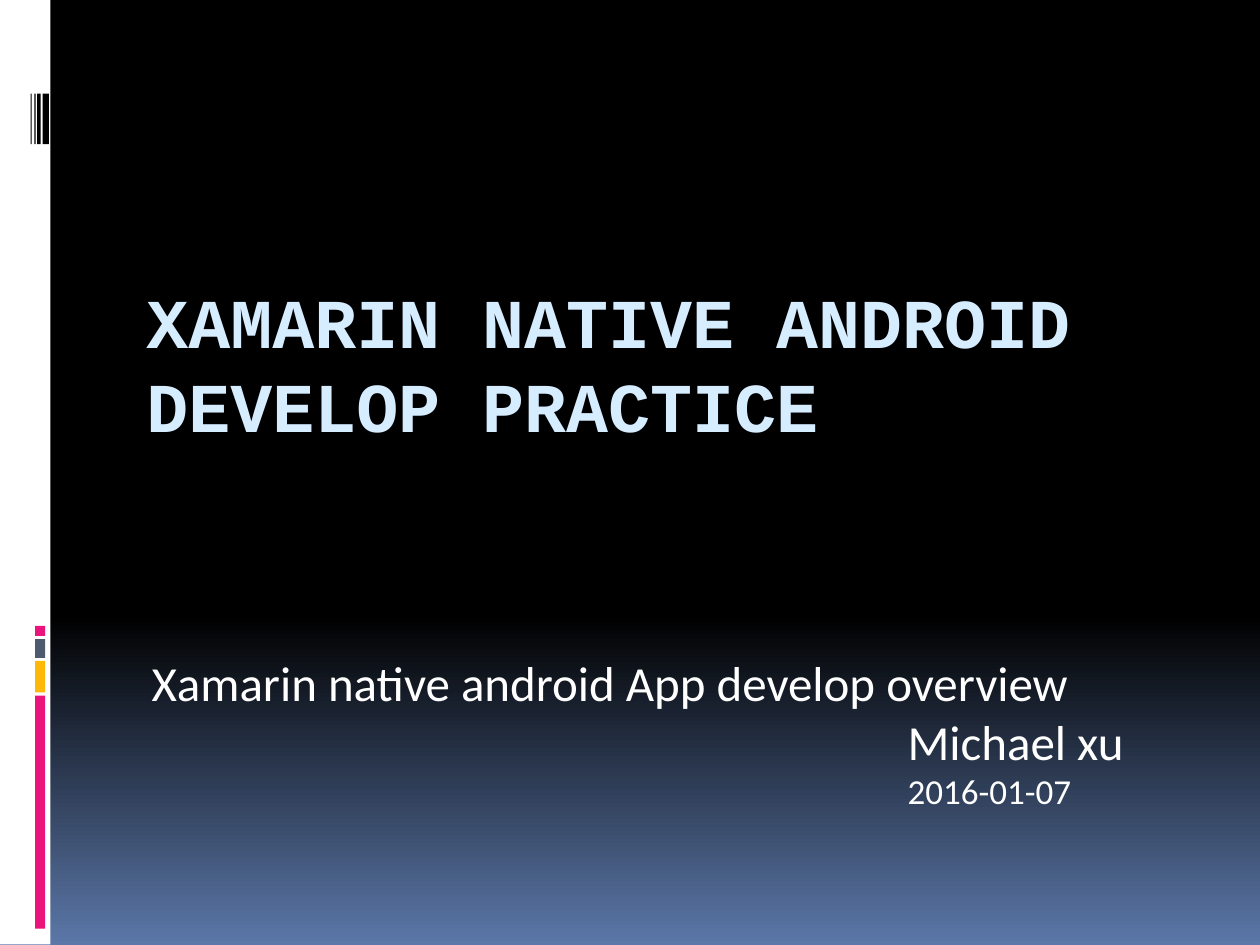
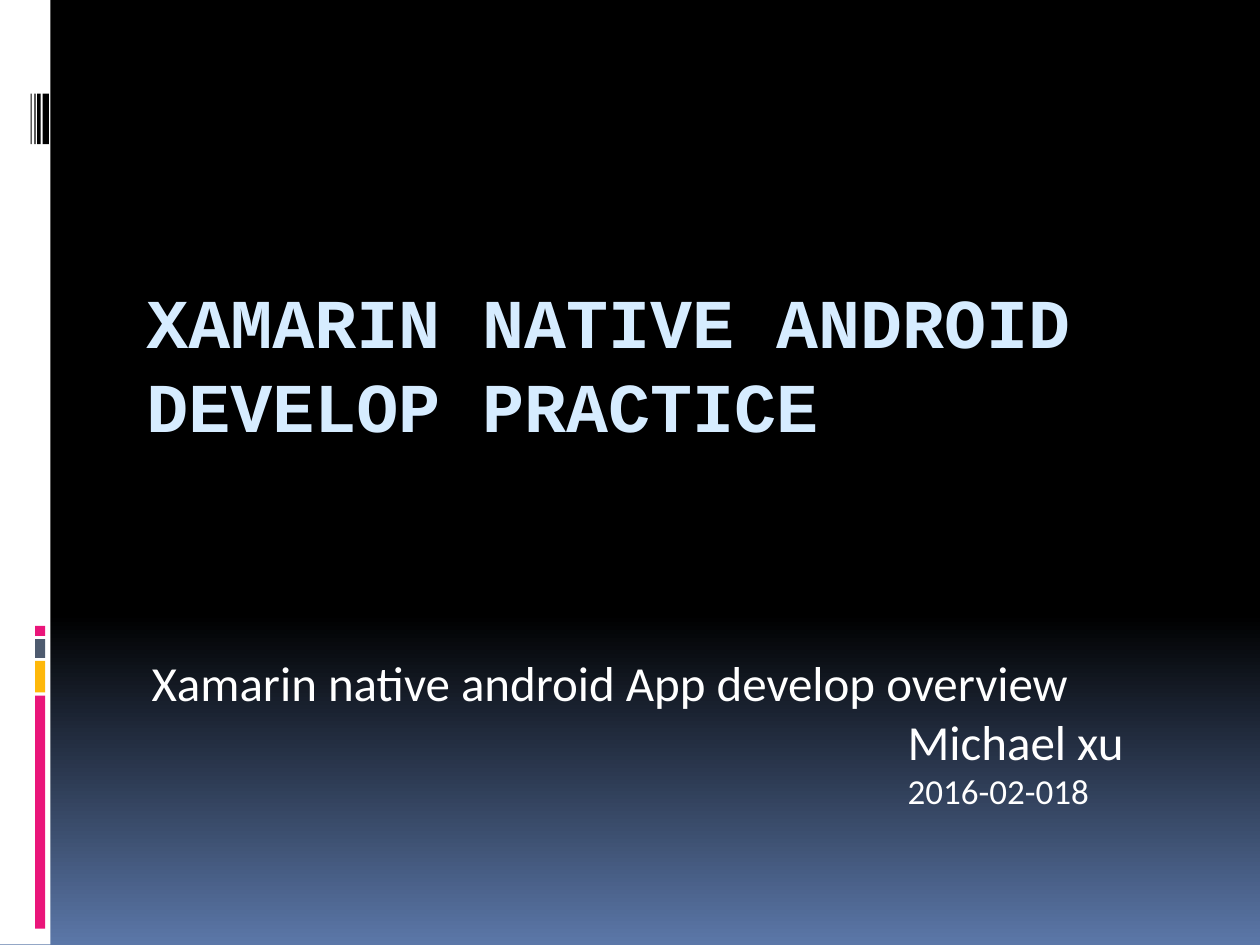
Before and after one commit to Xushlin/Xamarin-For-Android, a slide deck: slide 1 of doc/xamarin android.pptx. Drawn at 1260x945 pixels with LibreOffice and Linux fonts; fonts in the diff are those of the drawing. Boxes give left, top, right and bottom in pixels: in the first picture for what was removed or moved away, otherwise in the second. Text is boxed around its words. In the diff, an @@ line names an element or a change of style, - is before the commit and + after.

```diff
--- a/doc/xamarin android.pptx
+++ b/doc/xamarin android.pptx
@@ subtitle at [908,780,1089,805]: text changed @@
-2016-01-07
+2016-02-018
```
Also in this commit, not shown: 3 other slides changed, 2 other files.
